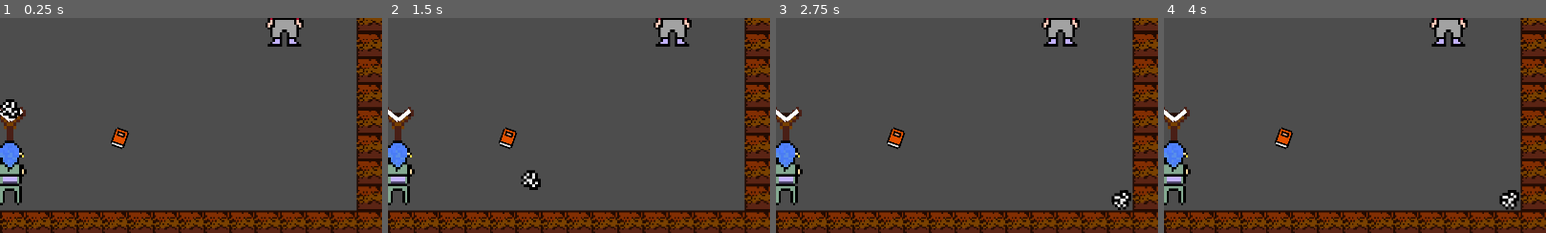
Above: before the commit, frames 1-4 (left to right).
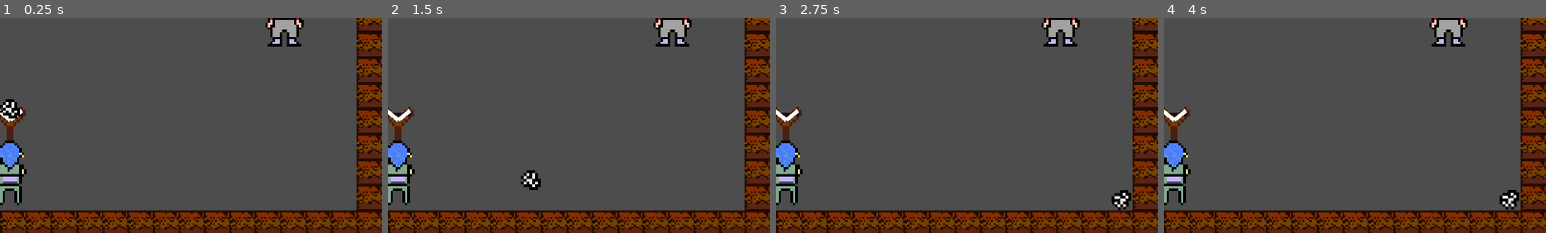
Above: after the commit, the same moments.

Repository: krisp3t/ggj2024
Game: Godot game, scene res://levels/Classroom2.tscn
The game is run twice, just before and just after one commit, with the same random seed, the same clock (stepped at 60 frames per second) and the same inputs. This scene is started directly instead of the project's main scene.
Inputs (mouse positions are % of the whole screen's width and height, from its top left):
- Up to frame 1 (0.25 s): no input
- Up to frame 2 (1.5 s): move the mouse to (51, 74) at 0.52 s; press the mouse at (51, 74) at 0.53 s; tap Enter at 1.25 s; move the mouse to (30, 55) at 1.27 s; release the mouse at (30, 55) at 1.28 s; click (30, 55) at 1.35 s
- Up to frame 3 (2.75 s): move the mouse to (60, 28) at 2.02 s; press the mouse at (60, 28) at 2.03 s
- Up to frame 4 (4 s): move the mouse to (45, 70) at 2.77 s; release the mouse at (45, 70) at 2.78 s; click (45, 70) at 2.85 s; move the mouse to (80, 65) at 3.52 s; press the mouse at (80, 65) at 3.53 s
The pictures show only the part of the screen within x 50-100%, y 50-100%; the shares and areas given below are measured in that part.

The runs differ from the first frame. In frame 1, 0.3% of the frame differs, in the area x 29-34%, y 50-61%; in frame 2, 0.3%; in frame 3, 0.3%; in frame 4, 0.3%.

Commit message:
Upd
enemy sprite set to normal size, creation of lvl 2

Diff:
--- a/levels/Classroom2.tscn
+++ b/levels/Classroom2.tscn
@@ -9,7 +9,6 @@
 [ext_resource type="PackedScene" path="res://scenes/Enemy.tscn" id="7_3ie0d"]
 [ext_resource type="Texture2D" uid="uid://dy0umnvwsjsl4" path="res://assets/sprites/png/classmate6.png" id="8_kaybi"]
 [ext_resource type="PackedScene" path="res://scenes/Obstacle.tscn" id="8_yhqh0"]
-[ext_resource type="Texture2D" uid="uid://b6705bipgxb5i" path="res://assets/sprites/png/book3.png" id="9_jl2pr"]
 [ext_resource type="Texture2D" uid="uid://dbjm41qi6bnt" path="res://assets/sprites/png/chair.png" id="11_7cwe4"]
 
 [sub_resource type="TileSetAtlasSource" id="TileSetAtlasSource_acx0k"]
@@ -97,14 +96,6 @@
 shape = SubResource("RectangleShape2D_ibffp")
 
 [node name="Obstacle" parent="." instance=ExtResource("8_yhqh0")]
-position = Vector2(1261, 842)
-rotation = 0.335103
-sprite = ExtResource("9_jl2pr")
-
-[node name="Obstacle2" parent="." instance=ExtResource("8_yhqh0")]
 position = Vector2(666, 589)
 rotation = -1.06989
 sprite = ExtResource("11_7cwe4")
-
-[node name="Obstacle3" parent="." instance=ExtResource("8_yhqh0")]
-position = Vector2(980, 545)
--- a/scenes/Enemy.tscn
+++ b/scenes/Enemy.tscn
@@ -1,24 +1,24 @@
-[gd_scene load_steps=7 format=3 uid="uid://c4kpq2pm26shs"]
+[gd_scene load_steps=7 format=3 uid="uid://bxgdjmmkcuxcf"]
 
-[ext_resource type="Texture2D" uid="uid://wwu312iydqnf" path="res://assets/sprites/png/charspritesimple.png" id="1_cfrm7"]
 [ext_resource type="Script" path="res://scenes/Enemy.gd" id="1_wy4yr"]
+[ext_resource type="Texture2D" uid="uid://dk64633ryne35" path="res://assets/sprites/png/classmate2.png" id="2_qkln5"]
 
-[sub_resource type="AtlasTexture" id="AtlasTexture_2sqvm"]
-atlas = ExtResource("1_cfrm7")
-region = Rect2(0, 0, 16, 16)
+[sub_resource type="AtlasTexture" id="AtlasTexture_4wibf"]
+atlas = ExtResource("2_qkln5")
+region = Rect2(0, 0, 16, 32)
 
-[sub_resource type="AtlasTexture" id="AtlasTexture_om15e"]
-atlas = ExtResource("1_cfrm7")
-region = Rect2(16, 0, 16, 16)
+[sub_resource type="AtlasTexture" id="AtlasTexture_amvu3"]
+atlas = ExtResource("2_qkln5")
+region = Rect2(16, 0, 16, 32)
 
 [sub_resource type="SpriteFrames" id="SpriteFrames_pvevq"]
 animations = [{
 "frames": [{
 "duration": 1.0,
-"texture": SubResource("AtlasTexture_2sqvm")
+"texture": SubResource("AtlasTexture_4wibf")
 }, {
 "duration": 1.0,
-"texture": SubResource("AtlasTexture_om15e")
+"texture": SubResource("AtlasTexture_amvu3")
 }],
 "loop": true,
 "name": &"default",
--- a/scenes/Obstacle.gd
+++ b/scenes/Obstacle.gd
@@ -1,6 +1,5 @@
 extends RigidBody2D
 @export var sprite : Texture2D;
-@export var hitbox : CollisionShape2D;
 
 func _ready():
 	set_freeze_enabled(true);
--- a/scenes/ObstacleChair.tscn
+++ b/scenes/ObstacleChair.tscn
@@ -1,17 +1,18 @@
-[gd_scene load_steps=4 format=3 uid="uid://bv40xhqo52p3o"]
+[gd_scene load_steps=4 format=3 uid="uid://co4m08qv30lmx"]
 
-[ext_resource type="Texture2D" uid="uid://bfgpa2ir6svn7" path="res://assets/sprites/png/book1.png" id="1_1627w"]
 [ext_resource type="Script" path="res://scenes/Obstacle.gd" id="1_kbnmr"]
+[ext_resource type="Texture2D" uid="uid://dbjm41qi6bnt" path="res://assets/sprites/png/chair.png" id="2_ki57n"]
 
 [sub_resource type="RectangleShape2D" id="RectangleShape2D_8r3qe"]
-size = Vector2(36, 48)
+size = Vector2(36, 37)
 
-[node name="Obstacle" type="RigidBody2D"]
+[node name="ObstacleChair" type="RigidBody2D"]
 script = ExtResource("1_kbnmr")
 
 [node name="Sprite2D" type="Sprite2D" parent="."]
 scale = Vector2(4, 4)
-texture = ExtResource("1_1627w")
+texture = ExtResource("2_ki57n")
 
 [node name="CollisionShape2D" type="CollisionShape2D" parent="."]
+position = Vector2(0, -16.5)
 shape = SubResource("RectangleShape2D_8r3qe")
--- a/scenes/ObstacleExt.tscn
+++ b/scenes/ObstacleExt.tscn
@@ -1,17 +1,18 @@
-[gd_scene load_steps=4 format=3 uid="uid://bv40xhqo52p3o"]
+[gd_scene load_steps=4 format=3 uid="uid://jsyts3kmj68t"]
 
-[ext_resource type="Texture2D" uid="uid://bfgpa2ir6svn7" path="res://assets/sprites/png/book1.png" id="1_1627w"]
 [ext_resource type="Script" path="res://scenes/Obstacle.gd" id="1_kbnmr"]
+[ext_resource type="Texture2D" uid="uid://dhxi77qc4n7xj" path="res://assets/sprites/png/fireextinguisher.png" id="2_5wdqi"]
 
 [sub_resource type="RectangleShape2D" id="RectangleShape2D_8r3qe"]
-size = Vector2(36, 48)
+size = Vector2(46, 63)
 
-[node name="Obstacle" type="RigidBody2D"]
+[node name="ObstacleExt" type="RigidBody2D"]
 script = ExtResource("1_kbnmr")
 
 [node name="Sprite2D" type="Sprite2D" parent="."]
 scale = Vector2(4, 4)
-texture = ExtResource("1_1627w")
+texture = ExtResource("2_5wdqi")
 
 [node name="CollisionShape2D" type="CollisionShape2D" parent="."]
+position = Vector2(0, -0.5)
 shape = SubResource("RectangleShape2D_8r3qe")
--- a/scenes/ObstaclePane.tscn
+++ b/scenes/ObstaclePane.tscn
@@ -1,17 +1,18 @@
-[gd_scene load_steps=4 format=3 uid="uid://bv40xhqo52p3o"]
+[gd_scene load_steps=4 format=3 uid="uid://dhrr8mh3t0arb"]
 
-[ext_resource type="Texture2D" uid="uid://bfgpa2ir6svn7" path="res://assets/sprites/png/book1.png" id="1_1627w"]
 [ext_resource type="Script" path="res://scenes/Obstacle.gd" id="1_kbnmr"]
+[ext_resource type="Texture2D" uid="uid://bcj25n2q27ukj" path="res://assets/sprites/png/glasspane.png" id="2_nxlbg"]
 
 [sub_resource type="RectangleShape2D" id="RectangleShape2D_8r3qe"]
-size = Vector2(36, 48)
+size = Vector2(511, 61)
 
-[node name="Obstacle" type="RigidBody2D"]
+[node name="ObstaclePane" type="RigidBody2D"]
 script = ExtResource("1_kbnmr")
 
 [node name="Sprite2D" type="Sprite2D" parent="."]
 scale = Vector2(4, 4)
-texture = ExtResource("1_1627w")
+texture = ExtResource("2_nxlbg")
 
 [node name="CollisionShape2D" type="CollisionShape2D" parent="."]
+position = Vector2(0.5, 0.5)
 shape = SubResource("RectangleShape2D_8r3qe")
--- a/scenes/ObstacleTable.tscn
+++ b/scenes/ObstacleTable.tscn
@@ -1,17 +1,18 @@
-[gd_scene load_steps=4 format=3 uid="uid://bv40xhqo52p3o"]
+[gd_scene load_steps=4 format=3 uid="uid://dnej7la80ekfp"]
 
-[ext_resource type="Texture2D" uid="uid://bfgpa2ir6svn7" path="res://assets/sprites/png/book1.png" id="1_1627w"]
 [ext_resource type="Script" path="res://scenes/Obstacle.gd" id="1_kbnmr"]
+[ext_resource type="Texture2D" uid="uid://cqg05gamf26oe" path="res://assets/sprites/png/table.png" id="2_ayv6d"]
 
 [sub_resource type="RectangleShape2D" id="RectangleShape2D_8r3qe"]
-size = Vector2(36, 48)
+size = Vector2(87, 57)
 
-[node name="Obstacle" type="RigidBody2D"]
+[node name="ObstacleTable" type="RigidBody2D"]
 script = ExtResource("1_kbnmr")
 
 [node name="Sprite2D" type="Sprite2D" parent="."]
 scale = Vector2(4, 4)
-texture = ExtResource("1_1627w")
+texture = ExtResource("2_ayv6d")
 
 [node name="CollisionShape2D" type="CollisionShape2D" parent="."]
+position = Vector2(0.5, -25.5)
 shape = SubResource("RectangleShape2D_8r3qe")
Not shown: 1 places in levels/Classroom2.tscn that only renumber resources
Not shown: 1 places in scenes/Obstacle.tscn that only renumber resources
